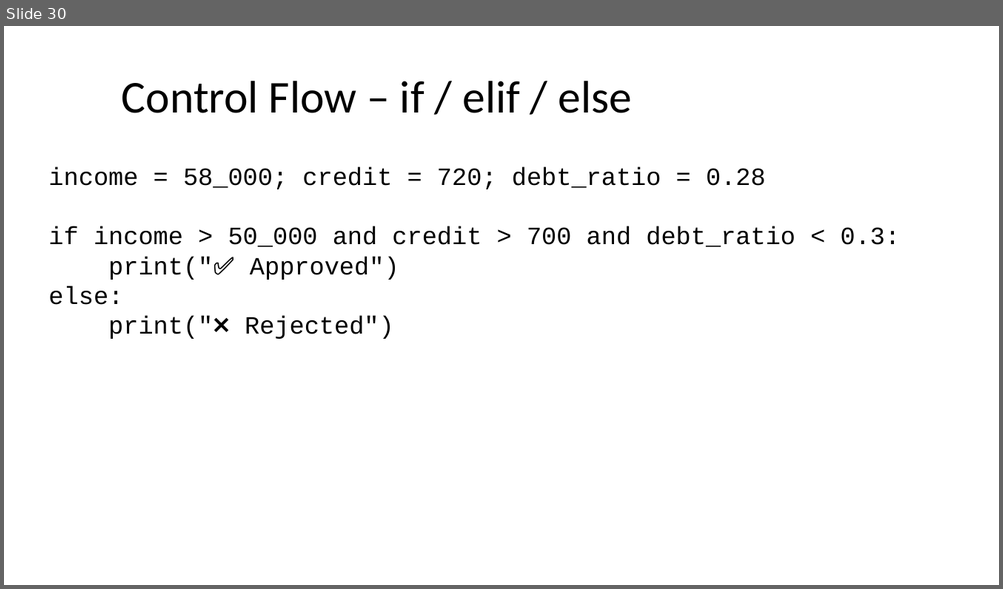
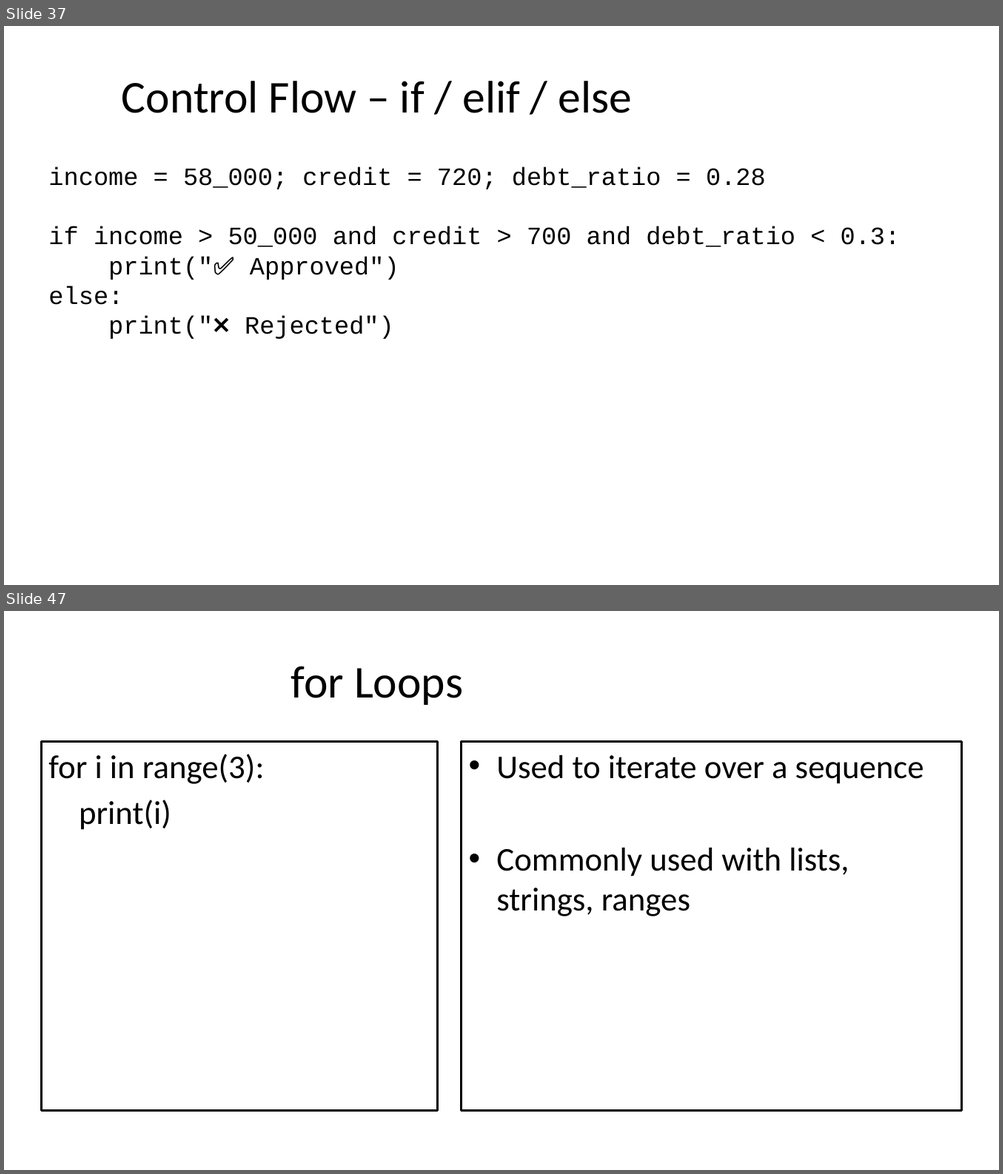
Before and after one commit to seanwhs/3-Day-Python-Crash-Course, a slide deck: Python_Crash_Course_2025.pptx. Shown one above the other, each under a label of ours: slide 30 before the commit, slides 37 and 47 after it; the slides between them are not shown. The pictures are 1003x589 and 1003x1174 pixels, drawn with LibreOffice and Linux fonts; fonts in the diff are those of the drawing. Boxes give left, top, right and bottom in pixels: in the first picture for what was removed or moved away, otherwise in the second. Text is boxed around its words. In the diff, an @@ line names an element or a change of style, - is before the commit and + after.

```diff
--- a/Python_Crash_Course_2025.pptx
+++ b/Python_Crash_Course_2025.pptx
@@ slide 47 added at bbox=[4, 611, 999, 1170], background #FFFFFF @@
@@ title added at bbox=[291, 666, 463, 705], 44 pt, text #000000 @@
+for Loops
@@ text added at bbox=[41, 741, 438, 1111], fill #FFFFFF, outline #000000 2 pt, 32 pt, text #000000 @@
+for i in range(3):
+print(i)
@@ rectangle added at bbox=[461, 741, 961, 1111], fill #FFFFFF, outline #000000 2 pt, 32 pt, text #000000 @@
+• Used to iterate over a sequence
+• Commonly used with lists, strings, ranges
@@ what was slide 30 is now slide 37 @@
```
Also in this commit, not shown: 1 slide changed, 27 other slides added, 1 slide removed.
